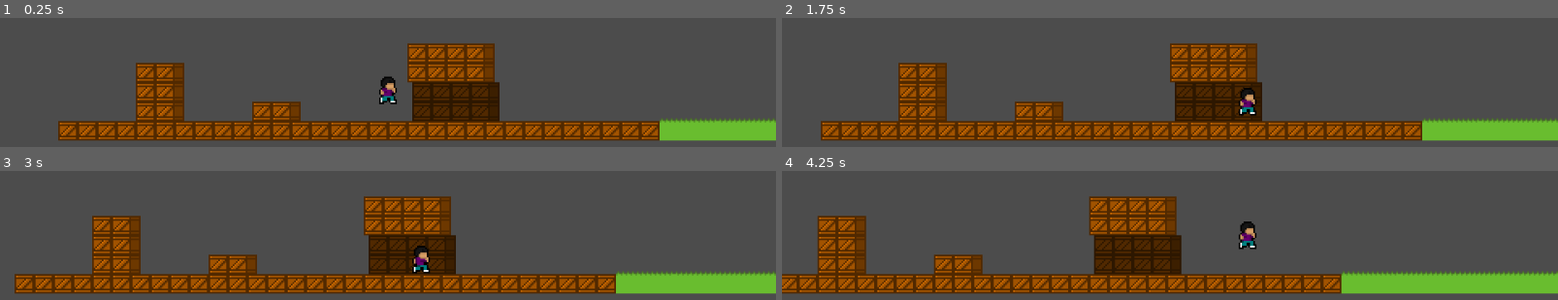
Above: before the commit, frames 1-4 (two rows, left to right).
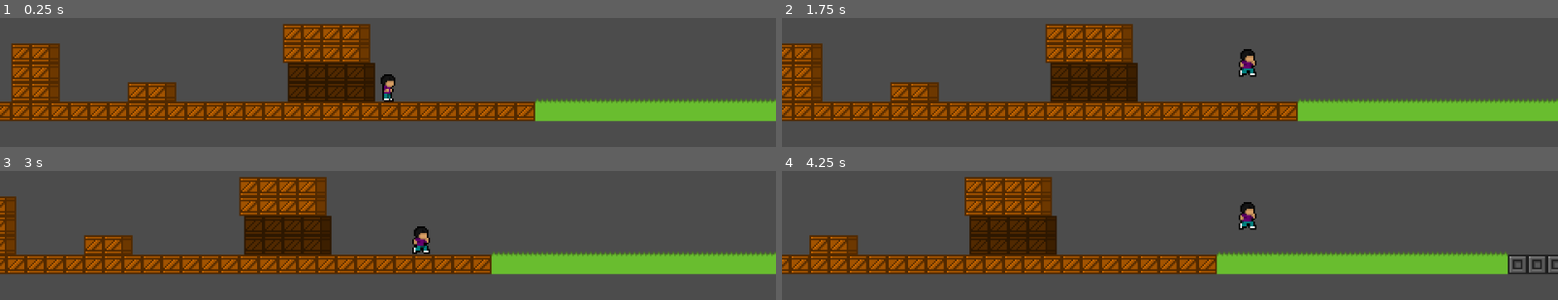
Above: after the commit, the same moments.

Repository: Guilherme-Calland/superMegaDorito
Game: Godot game, scene res://scenes/level/TestLevel.tscn
The game is run twice, just before and just after one commit, with the same random seed, the same clock (stepped at 60 frames per second) and the same inputs.
Inputs:
- Up to frame 1 (0.25 s): no input
- Up to frame 2 (1.75 s): hold Shift (grab) 0.53-1.28 s; hold D (right) from 0.53 s (still down); tap W (jump) at 0.77, 1.52 s; tap Shift (grab) at 1.35 s
- Up to frame 3 (3 s): release D (right) at 2.03 s; hold A (left) 2.03-2.78 s; hold Shift (grab) 2.03-2.78 s; hold D (right) from 2.78 s (still down); tap Shift (grab) at 2.85 s
- Up to frame 4 (4.25 s): keep holding D (right); tap W (jump) at 3.02, 3.77 s; hold Shift (grab) from 3.53 s (still down)

The runs differ from the first frame. In frame 1, 45% of the frame differs, in the area x 0-100%, y 4-96%; in frame 2, 44%; in frame 3, 43%; in frame 4, 43%.

Commit message:
metal box audio

Diff:
--- a/scenes/level/TestLevel.tscn
+++ b/scenes/level/TestLevel.tscn
@@ -1,6 +1,6 @@
-[gd_scene load_steps=7 format=2]
+[gd_scene load_steps=8 format=2]
 
-[ext_resource path="res://tileSet/WoodTiles.tres" type="TileSet" id=1]
+[ext_resource path="res://tileSet/BoxTiles.tres" type="TileSet" id=1]
 [ext_resource path="res://scenes/player/Player.tscn" type="PackedScene" id=2]
 [ext_resource path="res://tileSet/StoneTiles.tres" type="TileSet" id=3]
 [ext_resource path="res://tileSet/GrassTiles.tres" type="TileSet" id=4]
@@ -8,6 +8,9 @@
 
 [sub_resource type="RectangleShape2D" id=1]
 extents = Vector2( 2.5, 10 )
+
+[sub_resource type="RectangleShape2D" id=2]
+extents = Vector2( 3, 10 )
 
 [node name="TestLevel" type="Node2D"]
 
@@ -27,8 +30,20 @@
 position = Vector2( 3, 0 )
 shape = SubResource( 1 )
 
+[node name="CollisionShape2D2" type="CollisionShape2D" parent="GrassArea"]
+position = Vector2( 173, -2 )
+shape = SubResource( 1 )
+
+[node name="MetalArea" type="Area2D" parent="."]
+position = Vector2( 171, -8 )
+collision_layer = 0
+
+[node name="CollisionShape2D" type="CollisionShape2D" parent="MetalArea"]
+position = Vector2( 183, -2 )
+shape = SubResource( 2 )
+
 [node name="Player" parent="." instance=ExtResource( 2 )]
-position = Vector2( 0, -29 )
+position = Vector2( 77, -17 )
 collision_mask = 0
 
 [node name="StoneTiles" type="TileMap" parent="."]
@@ -37,11 +52,13 @@
 collision_layer = 2
 format = 1
 
-[node name="WoodBoxTiles" type="TileMap" parent="."]
+[node name="BoxTiles" type="TileMap" parent="."]
+z_index = -2
 tile_set = ExtResource( 1 )
 cell_size = Vector2( 12, 12 )
+collision_layer = 0
 format = 1
-tile_data = PoolIntArray( -262143, 536870912, 0, -262142, 53 …(871 unchanged characters)… 2, 0, 12, 536870912, 0, 13, 536870912, 0 )
+tile_data = PoolIntArray( -262143, 536870912, 0, -262142, 53 …(871 unchanged characters)… 2, 0, 12, 536870912, 0, 13, 536870912, 0, 29, 536870916, 0, 30, 536870916, 0, 31, 536870916, 0, 32, 536870916, 0, 33, 536870916, 0, 34, 536870916, 0, 35, 536870916, 0, 36, 536870916, 0, 37, 536870916, 0, 38, 536870916, 0, 39, 536870916, 0, 40, 536870916, 0, 41, 536870916, 0, 42, 536870916, 0, 43, 536870916, 0, 44, 536870916, 0 )
 
 [node name="WoodBoxScenary" type="TileMap" parent="."]
 position = Vector2( 2.784, 0 )
@@ -58,7 +75,7 @@
 cell_size = Vector2( 12, 12 )
 collision_layer = 2
 format = 1
-tile_data = PoolIntArray( 14, 536870912, 0, 15, 536870912, 0, 16, 536870912, 0, 17, 0, 0, 18, 0, 0, 19, 0, 0, 20, 0, 0, 21, 0, 0, 22, 0, 0, 23, 0, 0, 24, 0, 0, 25, 0, 0, 26, 0, 0, 27, 0, 0, 28, 0, 0, 29, 536870912, 0 )
+tile_data = PoolIntArray( 14, 536870912, 0, 15, 536870912, 0, 16, 536870912, 0, 17, 0, 0, 18, 0, 0, 19, 0, 0, 20, 0, 0, 21, 0, 0, 22, 0, 0, 23, 0, 0, 24, 0, 0, 25, 0, 0, 26, 0, 0, 27, 0, 0, 28, 0, 0 )
 
 [node name="TestTiles" type="TileMap" parent="."]
 tile_set = ExtResource( 5 )
@@ -67,3 +84,4 @@
 
 [connection signal="body_entered" from="WoodArea" to="Player" method="_on_WoodArea_body_entered"]
 [connection signal="body_entered" from="GrassArea" to="Player" method="_on_GrassArea_body_entered"]
+[connection signal="body_entered" from="MetalArea" to="Player" method="_on_MetalArea_body_entered"]
--- a/scenes/player/Player.tscn
+++ b/scenes/player/Player.tscn
@@ -51,13 +51,14 @@
 
 [node name="Player" type="KinematicBody2D"]
 z_index = 1
-collision/safe_margin = 0.1
+collision/safe_margin = 0.2
 script = ExtResource( 3 )
 speed = 50
 
 [node name="AnimatedSprite" type="AnimatedSprite" parent="."]
 frames = SubResource( 1 )
-animation = "grab"
+animation = "run"
+frame = 1
 speed_scale = 0.5
 playing = true
 
--- /dev/null
+++ b/scenes/tile/BoxTiles.tscn
@@ -0,0 +1,47 @@
+[gd_scene load_steps=8 format=2]
+
+[ext_resource path="res://graphics/tile/wood/wood_box_1.png" type="Texture" id=1]
+[ext_resource path="res://graphics/tile/wood/wood_box_3.png" type="Texture" id=2]
+[ext_resource path="res://graphics/tile/wood/wood_box_2.png" type="Texture" id=3]
+[ext_resource path="res://graphics/tile/metal/metal_box_1.png" type="Texture" id=4]
+[ext_resource path="res://graphics/tile/wood/wood_box_4.png" type="Texture" id=5]
+
+[sub_resource type="RectangleShape2D" id=2]
+extents = Vector2( 6, 6 )
+
+[sub_resource type="RectangleShape2D" id=3]
+extents = Vector2( 6, 6 )
+
+[node name="BoxTiles" type="Node2D"]
+
+[node name="Wood1" type="Sprite" parent="."]
+position = Vector2( 15, 10 )
+texture = ExtResource( 1 )
+
+[node name="StaticBody2D" type="StaticBody2D" parent="Wood1"]
+
+[node name="CollisionShape2D" type="CollisionShape2D" parent="Wood1/StaticBody2D"]
+position = Vector2( 3, 0 )
+shape = SubResource( 2 )
+
+[node name="Metal1" type="Sprite" parent="."]
+position = Vector2( 15, 30 )
+texture = ExtResource( 4 )
+
+[node name="StaticBody2D" type="StaticBody2D" parent="Metal1"]
+
+[node name="CollisionShape2D" type="CollisionShape2D" parent="Metal1/StaticBody2D"]
+position = Vector2( 3, 0 )
+shape = SubResource( 3 )
+
+[node name="Wood2" type="Sprite" parent="."]
+position = Vector2( 40, 10 )
+texture = ExtResource( 2 )
+
+[node name="Wood4" type="Sprite" parent="."]
+position = Vector2( 40, 30 )
+texture = ExtResource( 5 )
+
+[node name="Wood3" type="Sprite" parent="."]
+position = Vector2( 60, 10 )
+texture = ExtResource( 3 )
--- a/scenes/tile/GrassTiles.tscn
+++ b/scenes/tile/GrassTiles.tscn
@@ -16,8 +16,8 @@
 [node name="StaticBody2D" type="StaticBody2D" parent="Grass1"]
 
 [node name="CollisionShape2D" type="CollisionShape2D" parent="Grass1/StaticBody2D"]
-position = Vector2( 0, 0.266 )
-scale = Vector2( 0.644, 0.468 )
+position = Vector2( 0, 0.262 )
+scale = Vector2( 0.644, 0.461 )
 shape = SubResource( 1 )
 
 [node name="Grass2" type="Sprite" parent="."]
--- a/scenes/tile/WoodTiles.tscn
+++ /dev/null
@@ -1,33 +0,0 @@
-[gd_scene load_steps=6 format=2]
-
-[ext_resource path="res://graphics/tile/wood/wood_box_1.png" type="Texture" id=1]
-[ext_resource path="res://graphics/tile/wood/wood_box_2.png" type="Texture" id=2]
-[ext_resource path="res://graphics/tile/wood/wood_box_3.png" type="Texture" id=3]
-[ext_resource path="res://graphics/tile/wood/wood_box_4.png" type="Texture" id=4]
-
-[sub_resource type="RectangleShape2D" id=2]
-extents = Vector2( 6, 6 )
-
-[node name="WoodTiles" type="Node2D"]
-
-[node name="Wood1" type="Sprite" parent="."]
-position = Vector2( 15, 10 )
-texture = ExtResource( 1 )
-
-[node name="StaticBody2D" type="StaticBody2D" parent="Wood1"]
-
-[node name="CollisionShape2D" type="CollisionShape2D" parent="Wood1/StaticBody2D"]
-position = Vector2( 3, 0 )
-shape = SubResource( 2 )
-
-[node name="Wood2" type="Sprite" parent="."]
-position = Vector2( 40, 10 )
-texture = ExtResource( 3 )
-
-[node name="Wood4" type="Sprite" parent="."]
-position = Vector2( 40, 30 )
-texture = ExtResource( 4 )
-
-[node name="Wood3" type="Sprite" parent="."]
-position = Vector2( 60, 10 )
-texture = ExtResource( 2 )
--- a/scripts/player/Audio.gd
+++ b/scripts/player/Audio.gd
@@ -1,6 +1,7 @@
 extends AudioStreamPlayer
 
 var runAudioUnlocked = false
+var runAudioLock2Unlocked = true
 var landingAudioUnlocked = false
 var wallTouchAudioUnlocked = false
 var ceilingTouchAudioUnlocked = false
@@ -32,7 +33,17 @@
 	6 : "res://audio/player/grass/6.ogg",
 	7 : "res://audio/player/grass/7.ogg",
 	8 : "res://audio/player/grass/8.ogg",
+}
 
+var metalAudioPaths = {
+	0 : "res://audio/player/metal/0.ogg",
+	1 : "res://audio/player/metal/1.ogg",
+	2 : "res://audio/player/metal/2.ogg",
+	3 : "res://audio/player/metal/3.ogg",
+	4 : "res://audio/player/metal/4.ogg",
+	5 : "res://audio/player/metal/5.ogg",
+	6 : "res://audio/player/metal/6.ogg",
+	7 : "res://audio/player/metal/7.ogg"
 }
 
 func emitAudio(sprite, flags):
@@ -72,10 +83,16 @@
 func handleRunAudio(sprite):
 	if sprite.animation == "run":
 		var frame = sprite.get_frame()
+		#so that the first frame or running no audio is played
 		if runAudioUnlocked:
 			if not playing:
 				if frame%2 == 0:
-					playTerrainAudio()
+					#so that the audio only plays once
+					if runAudioLock2Unlocked:
+						runAudioLock2Unlocked = false
+						playTerrainAudio()
+				else:
+					runAudioLock2Unlocked = true
 		if frame == 2:
 			runAudioUnlocked = true
 	else:
@@ -89,13 +106,19 @@
 func playTerrainAudio():
 	var generator = RandomNumberGenerator.new()
 	generator.randomize()
-	var randNum = generator.randf_range(0, 9) as int
+	var randNum
 	if terrain == "wood":
+		randNum = generator.randf_range(0, 9) as int
 		volume_db = 0
 		stream = load(woodAudioPaths[randNum])
 	elif terrain == "grass":
+		randNum = generator.randf_range(0, 9) as int
 		volume_db = -10
 		stream = load(grassAudioPaths[randNum])
+	elif terrain == "metal":
+		randNum = generator.randf_range(0, 8) as int
+		volume_db = 0
+		stream = load(metalAudioPaths[randNum])
 	play()
 
 func changeTerrain(t):
--- a/scripts/player/Player.gd
+++ b/scripts/player/Player.gd
@@ -58,3 +58,6 @@
 
 func _on_WoodArea_body_entered(body):
 	$Audio.changeTerrain("wood")
+
+func _on_MetalArea_body_entered(body):
+	$Audio.changeTerrain("metal")
--- a/tileSet/WoodTiles.tres
+++ b/tileSet/BoxTiles.tres
@@ -1,9 +1,10 @@
-[gd_resource type="TileSet" load_steps=6 format=2]
+[gd_resource type="TileSet" load_steps=7 format=2]
 
 [ext_resource path="res://graphics/tile/wood/wood_box_1.png" type="Texture" id=1]
 [ext_resource path="res://graphics/tile/wood/wood_box_2.png" type="Texture" id=2]
 [ext_resource path="res://graphics/tile/wood/wood_box_3.png" type="Texture" id=3]
 [ext_resource path="res://graphics/tile/wood/wood_box_4.png" type="Texture" id=4]
+[ext_resource path="res://graphics/tile/metal/metal_box_1.png" type="Texture" id=5]
 
 [sub_resource type="RectangleShape2D" id=2]
 extents = Vector2( 6, 6 )
@@ -18,7 +19,7 @@
 0/occluder_offset = Vector2( 9, 6 )
 0/navigation_offset = Vector2( 9, 6 )
 0/shape_offset = Vector2( 12, 6 )
-0/shape_transform = Transform2D( 1.036, 0, 0, 1.021, 12, 6 )
+0/shape_transform = Transform2D( 1, 0, 0, 1, 12, 6 )
 0/shape = SubResource( 2 )
 0/shape_one_way = false
 0/shape_one_way_margin = 1.0
@@ -27,7 +28,7 @@
 "one_way": false,
 "one_way_margin": 1.0,
 "shape": SubResource( 2 ),
-"shape_transform": Transform2D( 1.036, 0, 0, 1.021, 12, 6 )
+"shape_transform": Transform2D( 1, 0, 0, 1, 12, 6 )
 } ]
 0/z_index = 0
 1/name = "Wood2"
@@ -48,10 +49,10 @@
 2/texture = ExtResource( 2 )
 2/tex_offset = Vector2( 0, 0 )
 2/modulate = Color( 1, 1, 1, 1 )
-2/region = Rect2( 0, 0, 9, 6 )
+2/region = Rect2( 0, 0, 18, 12 )
 2/tile_mode = 0
-2/occluder_offset = Vector2( 4.5, 3 )
-2/navigation_offset = Vector2( 4.5, 3 )
+2/occluder_offset = Vector2( 9, 6 )
+2/navigation_offset = Vector2( 9, 6 )
 2/shape_offset = Vector2( 0, 0 )
 2/shape_transform = Transform2D( 1, 0, 0, 1, 0, 0 )
 2/shape_one_way = false
@@ -72,3 +73,24 @@
 3/shape_one_way_margin = 0.0
 3/shapes = [  ]
 3/z_index = 0
+4/name = "Metal1"
+4/texture = ExtResource( 5 )
+4/tex_offset = Vector2( 0, 0 )
+4/modulate = Color( 1, 1, 1, 1 )
+4/region = Rect2( 0, 0, 18, 12 )
+4/tile_mode = 0
+4/occluder_offset = Vector2( 9, 6 )
+4/navigation_offset = Vector2( 9, 6 )
+4/shape_offset = Vector2( 12, 6 )
+4/shape_transform = Transform2D( 1, 0, 0, 1, 12, 6 )
+4/shape = SubResource( 2 )
+4/shape_one_way = false
+4/shape_one_way_margin = 1.0
+4/shapes = [ {
+"autotile_coord": Vector2( 0, 0 ),
+"one_way": false,
+"one_way_margin": 1.0,
+"shape": SubResource( 2 ),
+"shape_transform": Transform2D( 1, 0, 0, 1, 12, 6 )
+} ]
+4/z_index = 0
--- a/tileSet/GrassTiles.tres
+++ b/tileSet/GrassTiles.tres
@@ -16,8 +16,8 @@
 0/tile_mode = 0
 0/occluder_offset = Vector2( 6, 7 )
 0/navigation_offset = Vector2( 6, 7 )
-0/shape_offset = Vector2( 6, 7.266 )
-0/shape_transform = Transform2D( 0.644, 0, 0, 0.468, 6, 7.266 )
+0/shape_offset = Vector2( 6, 7.262 )
+0/shape_transform = Transform2D( 0.644, 0, 0, 0.461, 6, 7.262 )
 0/shape = SubResource( 1 )
 0/shape_one_way = false
 0/shape_one_way_margin = 1.0
@@ -26,7 +26,7 @@
 "one_way": false,
 "one_way_margin": 1.0,
 "shape": SubResource( 1 ),
-"shape_transform": Transform2D( 0.644, 0, 0, 0.468, 6, 7.266 )
+"shape_transform": Transform2D( 0.644, 0, 0, 0.461, 6, 7.262 )
 } ]
 0/z_index = 0
 1/name = "Grass2"
Not shown, added: audio/player/metal/0.ogg.import
Not shown, added: audio/player/metal/1.ogg.import
Not shown, added: audio/player/metal/2.ogg.import
Not shown, added: audio/player/metal/3.ogg.import
Not shown, added: audio/player/metal/4.ogg.import
Not shown, added: audio/player/metal/5.ogg.import
Not shown, added: audio/player/metal/6.ogg.import
Not shown, added: audio/player/metal/7.ogg.import
Binary file added: graphics/tile/metal/metal_box_1.png
Not shown, added: graphics/tile/metal/metal_box_1.png.import
Not shown, added: audio/player/metal/0.ogg
Not shown, added: audio/player/metal/1.ogg
(and 6 more such lines)
